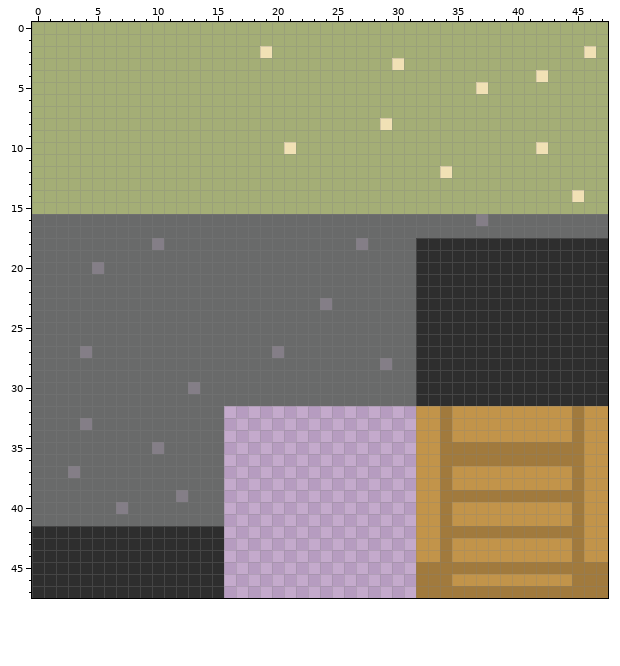
Two versions of one pixel-art sprite, assets/tiles/tiles.png. Above: the version before the commit.
The file is 48x48 pixels.
After:
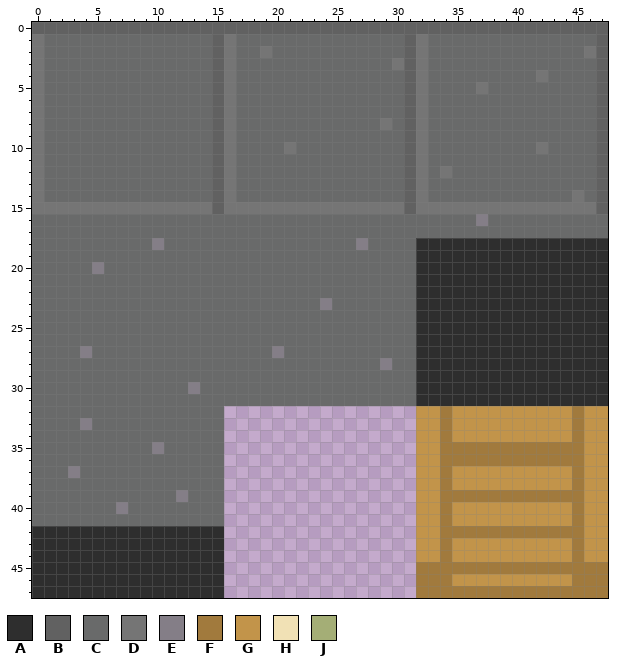
Palette (. is transparent): A #2e2e2e  B #616161  C #696a6a  D #757575  E #847e87  F #a17a3d  G #c2944a  H #f1e1b5  J #a4ae76
Log entry: Change the fucking floor tiles
What changed:
y 0: x 0..47 JJJJJJJJJJJJJJJJJJJJJJJJJJJJJJJJJJJJJJJJJJJJJJJJ -> BBBBBBBBBBBBBBBBBBBBBBBBBBBBBBBBBBBBBBBBBBBBBBBB
y 1: x 0..47 JJJJJJJJJJJJJJJJJJJJJJJJJJJJJJJJJJJJJJJJJJJJJJJJ -> DCCCCCCCCCCCCCCBDCCCCCCCCCCCCCCBDCCCCCCCCCCCCCCB
y 2: x 0..47 JJJJJJJJJJJJJJJJJJJHJJJJJJJJJJJJJJJJJJJJJJJJJJHJ -> DCCCCCCCCCCCCCCBDCCDCCCCCCCCCCCBDCCCCCCCCCCCCCDB
y 3: x 0..47 JJJJJJJJJJJJJJJJJJJJJJJJJJJJJJHJJJJJJJJJJJJJJJJJ -> DCCCCCCCCCCCCCCBDCCCCCCCCCCCCCDBDCCCCCCCCCCCCCCB
y 4: x 0..47 JJJJJJJJJJJJJJJJJJJJJJJJJJJJJJJJJJJJJJJJJJHJJJJJ -> DCCCCCCCCCCCCCCBDCCCCCCCCCCCCCCBDCCCCCCCCCDCCCCB
y 5: x 0..47 JJJJJJJJJJJJJJJJJJJJJJJJJJJJJJJJJJJJJHJJJJJJJJJJ -> DCCCCCCCCCCCCCCBDCCCCCCCCCCCCCCBDCCCCDCCCCCCCCCB
y 6..7: x 0..47 JJJJJJJJJJJJJJJJJJJJJJJJJJJJJJJJJJJJJJJJJJJJJJJJ -> DCCCCCCCCCCCCCCBDCCCCCCCCCCCCCCBDCCCCCCCCCCCCCCB
y 8: x 0..47 JJJJJJJJJJJJJJJJJJJJJJJJJJJJJHJJJJJJJJJJJJJJJJJJ -> DCCCCCCCCCCCCCCBDCCCCCCCCCCCCDCBDCCCCCCCCCCCCCCB
y 9: x 0..47 JJJJJJJJJJJJJJJJJJJJJJJJJJJJJJJJJJJJJJJJJJJJJJJJ -> DCCCCCCCCCCCCCCBDCCCCCCCCCCCCCCBDCCCCCCCCCCCCCCB
y 10: x 0..47 JJJJJJJJJJJJJJJJJJJJJHJJJJJJJJJJJJJJJJJJJJHJJJJJ -> DCCCCCCCCCCCCCCBDCCCCDCCCCCCCCCBDCCCCCCCCCDCCCCB
y 11: x 0..47 JJJJJJJJJJJJJJJJJJJJJJJJJJJJJJJJJJJJJJJJJJJJJJJJ -> DCCCCCCCCCCCCCCBDCCCCCCCCCCCCCCBDCCCCCCCCCCCCCCB
y 12: x 0..47 JJJJJJJJJJJJJJJJJJJJJJJJJJJJJJJJJJHJJJJJJJJJJJJJ -> DCCCCCCCCCCCCCCBDCCCCCCCCCCCCCCBDCDCCCCCCCCCCCCB
y 13: x 0..47 JJJJJJJJJJJJJJJJJJJJJJJJJJJJJJJJJJJJJJJJJJJJJJJJ -> DCCCCCCCCCCCCCCBDCCCCCCCCCCCCCCBDCCCCCCCCCCCCCCB
y 14: x 0..47 JJJJJJJJJJJJJJJJJJJJJJJJJJJJJJJJJJJJJJJJJJJJJHJJ -> DCCCCCCCCCCCCCCBDCCCCCCCCCCCCCCBDCCCCCCCCCCCCDCB
y 15: x 0..47 JJJJJJJJJJJJJJJJJJJJJJJJJJJJJJJJJJJJJJJJJJJJJJJJ -> DDDDDDDDDDDDDDDBDDDDDDDDDDDDDDDBDDDDDDDDDDDDDDDB
Where, in picture pixels (left, top, right, bottom), the same in both pictures:
changed: (32, 22, 608, 214)
